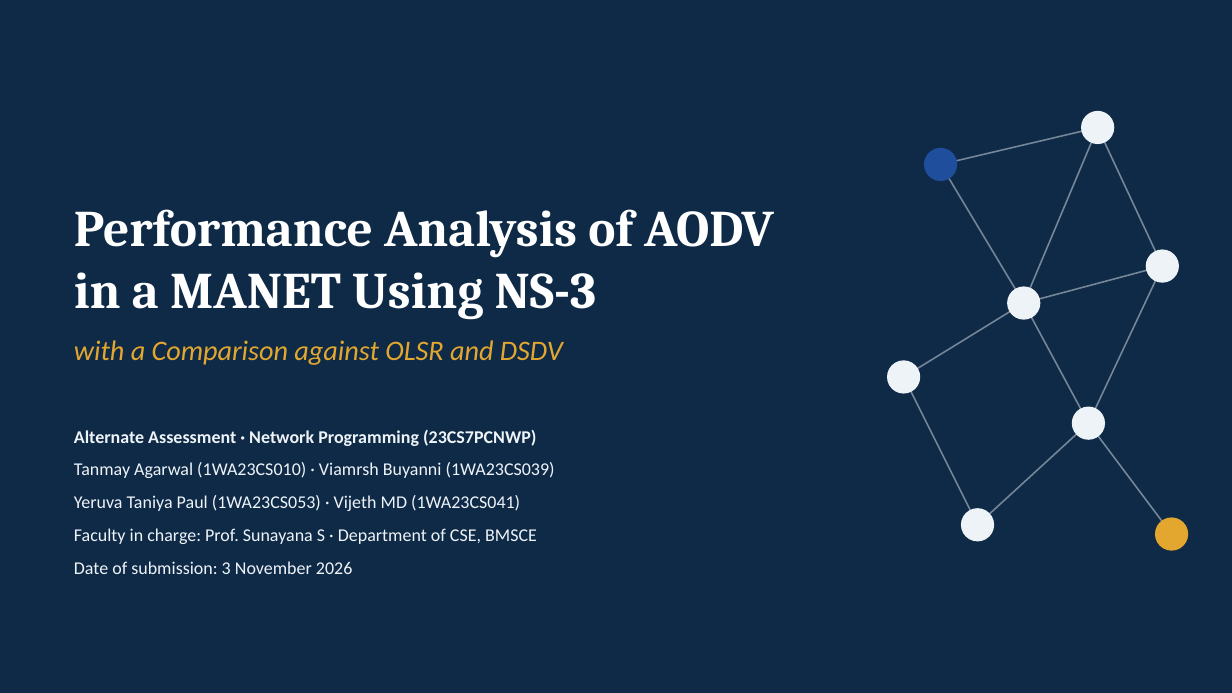
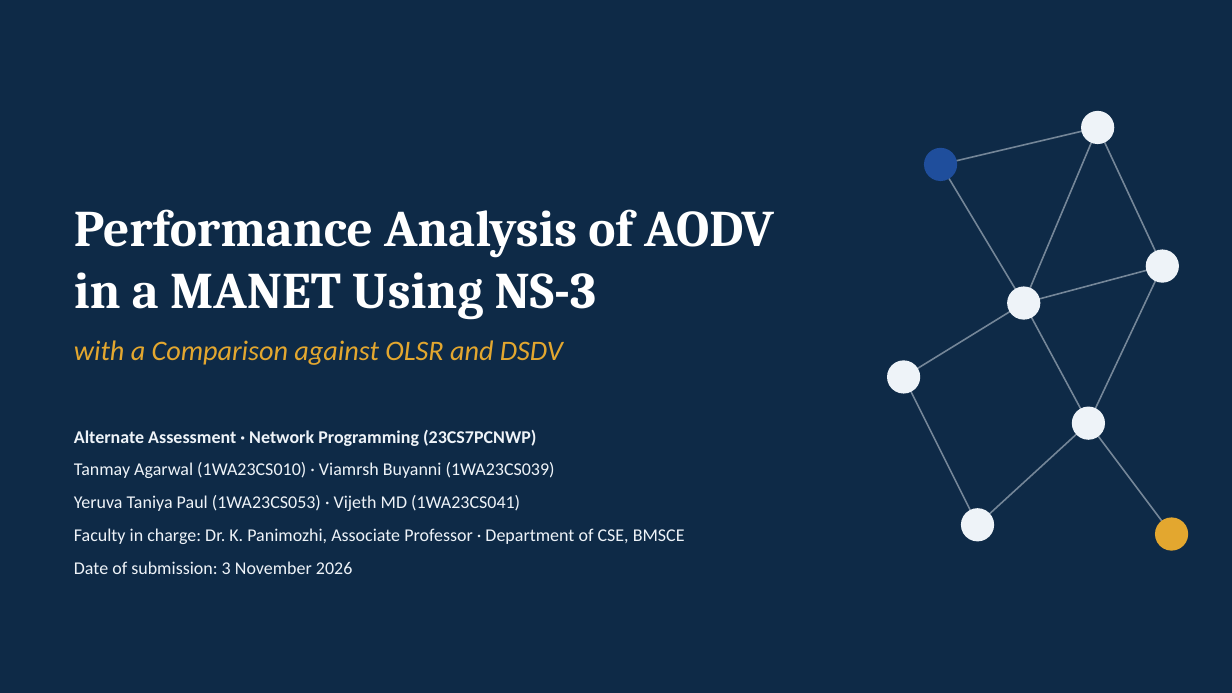
Before and after one commit to vijethmd/manet-routing-comparison, a slide deck: slide 1 of submissions/AODV_OLSR_DSDV_MANET_Team11.pptx. Drawn at 1232x693 pixels with LibreOffice and Linux fonts; fonts in the diff are those of the drawing. Boxes give left, top, right and bottom in pixels: in the first picture for what was removed or moved away, otherwise in the second. Text is boxed around its words. In the diff, an @@ line names an element or a change of style, - is before the commit and + after.

Commit message:
Set faculty in charge to Dr. K. Panimozhi, Associate Professor, CSE

```diff
--- a/submissions/AODV_OLSR_DSDV_MANET_Team11.pptx
+++ b/submissions/AODV_OLSR_DSDV_MANET_Team11.pptx
@@ text at (74, 528, 685, 544): text changed @@
-Faculty in charge: Prof. Sunayana S · Department of CSE, BMSCE
+Faculty in charge: Dr. K. Panimozhi, Associate Professor · Department of CSE, BMSCE
```
Also in this commit, not shown: 2 other files.
